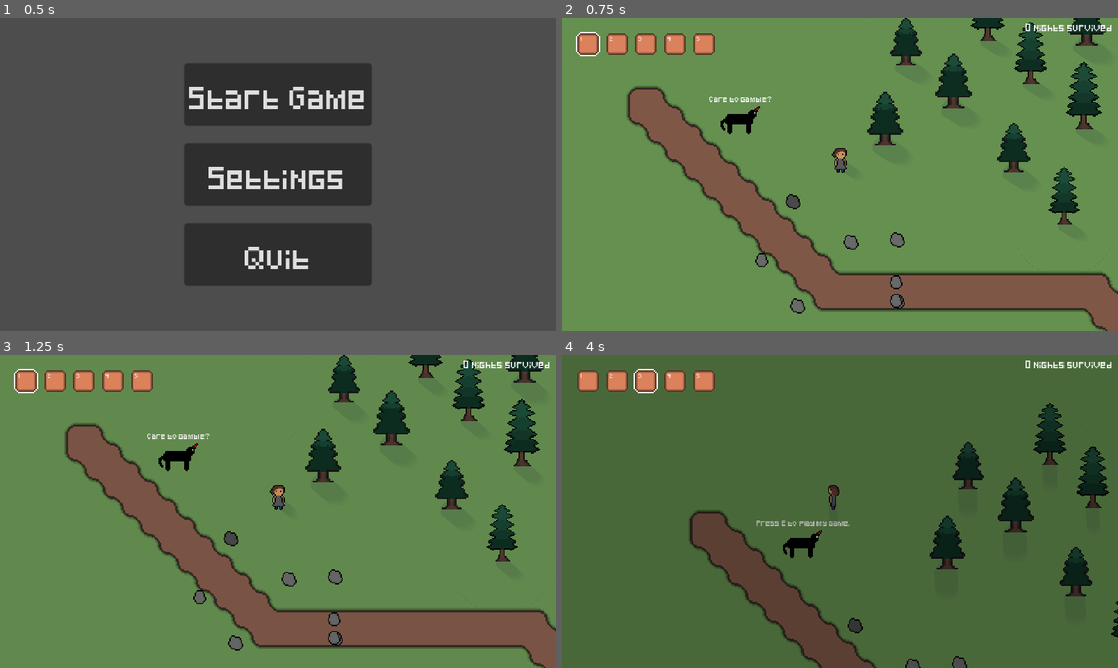
Above: before the commit, frames 1-4 (two rows, left to right).
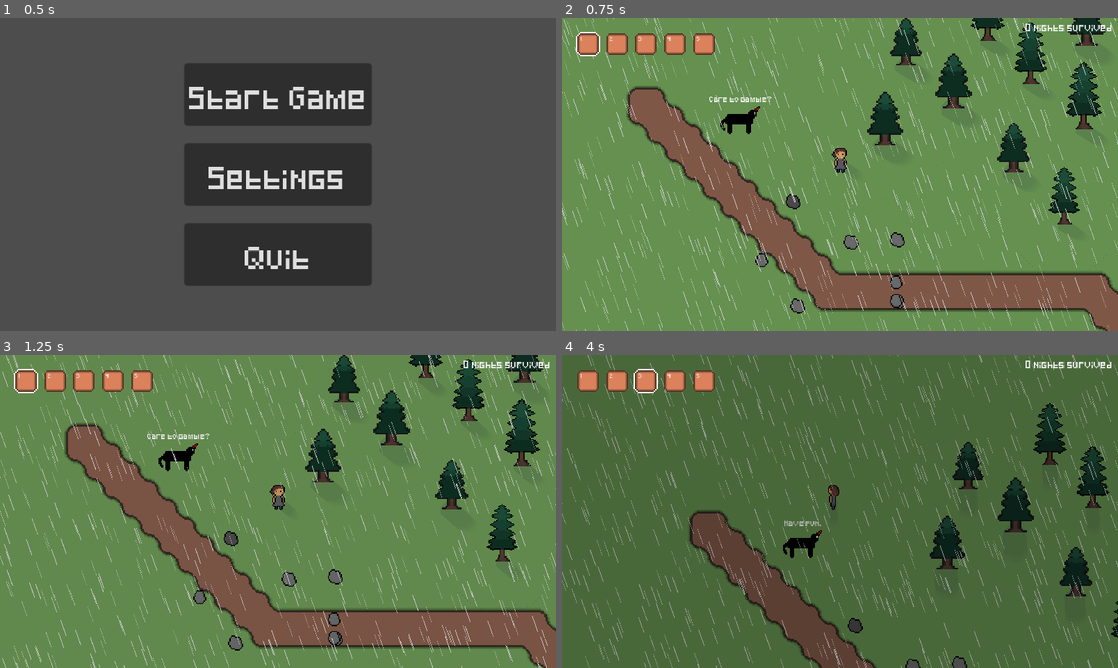
Above: after the commit, the same moments.

Repository: StormLight14/nightfall-mirror
Game: Godot game, scene res://ui/menus/main/main_menu.tscn
Two runs of this game, one before a commit and one after it. Both use one fixed random seed, a clock stepped at 60 frames per second and the inputs below.
Inputs (mouse positions are in pixels of both pictures, inside the frame that each line leads up to):
- Up to frame 1 (0.5 s): no input
- Up to frame 2 (0.75 s): click "Start Game" at 0.5 s
- Up to frame 3 (1.25 s): no input
- Up to frame 4 (4 s): tap Enter at 1.25 s; move the mouse to (812, 574) at 1.27 s; hold W (up) 1.28-2.78 s; tap E (interact) at 1.35, 2.3, 3.05, 3.8 s; move the mouse to (1006, 558) at 2.02 s; tap 1 (hotbar1) at 2.1 s; move the mouse to (673, 464) at 2.77 s; hold A (left) from 2.78 s (still down); tap 2 (hotbar2) at 2.85 s; move the mouse to (867, 511) at 3.52 s; tap 3 (hotbar3) at 3.6 s

Frame 1 is identical in both runs. In frame 2, 2.9% of the frame differs, in the area x 0-100%, y 0-100%; in frame 3, 2.9%; in frame 4, 3.1%.

Commit message:
add basic rain shader; interact with evil unicorn

Diff:
--- a/entities/evil_unicorn/evil_unicorn.gd
+++ b/entities/evil_unicorn/evil_unicorn.gd
@@ -1,4 +1,6 @@
 extends CharacterBody2D
+
+var can_interact := false
 
 func _ready() -> void:
 	Signals.night_ended.connect(despawn)
@@ -7,14 +9,20 @@
 	for player in get_tree().get_nodes_in_group("Player"):
 		$Sprite2D.flip_h = player.global_position < global_position
 
+	if Input.is_action_just_pressed("interact") && can_interact:
+		$Dialogue.text = "Have fun."
+		$InteractTimer.start()
+
 func despawn() -> void:
 	queue_free()
 
 func _on_interact_area_body_entered(body: Node2D) -> void:
 	$Dialogue.text = "Press E to play my game."
+	can_interact = true
 
 func _on_interact_area_body_exited(body: Node2D) -> void:
 	$Dialogue.text = ""
+	can_interact = false
 
 func _on_visible_on_screen_notifier_2d_screen_entered() -> void:
 	$DespawnTimer.start()
--- a/entities/evil_unicorn/evil_unicorn.tscn
+++ b/entities/evil_unicorn/evil_unicorn.tscn
@@ -29,9 +29,14 @@
 
 [node name="DespawnTimer" type="Timer" parent="."]
 wait_time = 30.0
+one_shot = true
+
+[node name="InteractTimer" type="Timer" parent="."]
+one_shot = true
 
 [node name="VisibleOnScreenNotifier2D" type="VisibleOnScreenNotifier2D" parent="."]
 
 [connection signal="body_entered" from="InteractArea" to="." method="_on_interact_area_body_entered"]
 [connection signal="body_exited" from="InteractArea" to="." method="_on_interact_area_body_exited"]
+[connection signal="timeout" from="DespawnTimer" to="." method="despawn"]
 [connection signal="screen_entered" from="VisibleOnScreenNotifier2D" to="." method="_on_visible_on_screen_notifier_2d_screen_entered"]
--- a/scenes/main/island.tscn
+++ b/scenes/main/island.tscn
@@ -1,10 +1,11 @@
-[gd_scene load_steps=28 format=4 uid="uid://cwpbcq6loe2e2"]
+[gd_scene load_steps=31 format=4 uid="uid://cwpbcq6loe2e2"]
 
 [ext_resource type="PackedScene" uid="uid://dnl4avpgx1x7o" path="res://entities/player/player.tscn" id="1_7ld21"]
 [ext_resource type="Script" path="res://scenes/main/island.gd" id="1_o107c"]
 [ext_resource type="PackedScene" uid="uid://bbnp4tsiafw0a" path="res://shaders/shadows.tscn" id="2_8pjwa"]
 [ext_resource type="Script" path="res://custom_nodes/TileMapDual.gd" id="2_f2mfn"]
 [ext_resource type="Texture2D" uid="uid://cpa6wj6vxji4r" path="res://tilesets/grass.png" id="2_mv3iw"]
+[ext_resource type="Shader" path="res://shaders/Rain.gdshader" id="3_p3ksm"]
 [ext_resource type="Texture2D" uid="uid://bqnyla2ffxo4s" path="res://tilesets/dirt.png" id="4_f5siq"]
 [ext_resource type="Texture2D" uid="uid://bs0ai7mitopg" path="res://tilesets/path.png" id="4_g7mkf"]
 [ext_resource type="Texture2D" uid="uid://b8s70u5aqwnmb" path="res://tilesets/grass-borderless.png" id="5_1ew0g"]
@@ -12,6 +13,20 @@
 [ext_resource type="PackedScene" uid="uid://bb0pwqikwri2c" path="res://scenes/objects/rocks/rock.tscn" id="5_l7ouf"]
 [ext_resource type="PackedScene" uid="uid://ctnt18khmkkxd" path="res://entities/stalker/stalker_spawn_point.tscn" id="8_2677o"]
 [ext_resource type="PackedScene" uid="uid://7rm38r62ddlr" path="res://entities/evil_unicorn/evil_unicorn.tscn" id="11_reqk3"]
+
+[sub_resource type="ShaderMaterial" id="ShaderMaterial_ctrbk"]
+shader = ExtResource("3_p3ksm")
+shader_parameter/rain_amount = 590.0
+shader_parameter/near_rain_length = 0.05
+shader_parameter/far_rain_length = 0.05
+shader_parameter/near_rain_width = 0.8
+shader_parameter/far_rain_width = 0.4
+shader_parameter/near_rain_transparency = 1.0
+shader_parameter/far_rain_transparency = 0.5
+shader_parameter/rain_color = Color(0.8, 0.8, 0.8, 1)
+shader_parameter/base_rain_speed = 0.3
+shader_parameter/additional_rain_speed = 0.5
+shader_parameter/slant = 0.2
 
 [sub_resource type="CanvasItemMaterial" id="CanvasItemMaterial_k5adq"]
 light_mode = 2
@@ -420,6 +435,18 @@
 "update": 0,
 "values": [0.6, 0.0]
 }
+tracks/3/type = "value"
+tracks/3/imported = false
+tracks/3/enabled = true
+tracks/3/path = NodePath("CanvasLayer/Rain:material:shader_parameter/rain_color")
+tracks/3/interp = 1
+tracks/3/loop_wrap = true
+tracks/3/keys = {
+"times": PackedFloat32Array(0, 180),
+"transitions": PackedFloat32Array(1, 1),
+"update": 0,
+"values": [Color(0.133333, 0.133333, 0.133333, 1), Color(0.8, 0.8, 0.8, 1)]
+}
 
 [sub_resource type="Animation" id="Animation_p2to7"]
 resource_name = "turn_night"
@@ -461,25 +488,43 @@
 "update": 0,
 "values": [0.0, 0.6]
 }
+tracks/3/type = "value"
+tracks/3/imported = false
+tracks/3/enabled = true
+tracks/3/path = NodePath("CanvasLayer/Rain:material:shader_parameter/rain_color")
+tracks/3/interp = 1
+tracks/3/loop_wrap = true
+tracks/3/keys = {
+"times": PackedFloat32Array(0, 180),
+"transitions": PackedFloat32Array(1, 1),
+"update": 0,
+"values": [Color(0.8, 0.8, 0.8, 1), Color(0.133333, 0.133333, 0.133333, 1)]
+}
+
+[sub_resource type="Animation" id="Animation_4w3r1"]
+length = 0.001
+tracks/0/type = "value"
+tracks/0/imported = false
+tracks/0/enabled = true
+tracks/0/path = NodePath("CanvasLayer/Rain:material:shader_parameter/rain_color")
+tracks/0/interp = 1
+tracks/0/loop_wrap = true
+tracks/0/keys = {
+"times": PackedFloat32Array(0),
+"transitions": PackedFloat32Array(1),
+"update": 0,
+"values": [Color(0.8, 0.8, 0.8, 1)]
+}
 
 [sub_resource type="AnimationLibrary" id="AnimationLibrary_2jo8t"]
 _data = {
+"RESET": SubResource("Animation_4w3r1"),
 "turn_day": SubResource("Animation_lcy6d"),
 "turn_night": SubResource("Animation_p2to7")
 }
 
 [node name="Island" type="Node2D" groups=["Island"]]
 script = ExtResource("1_o107c")
-
-[node name="LevelLighting" type="CanvasModulate" parent="."]
-unique_name_in_owner = true
-color = Color(0, 0, 0, 1)
-
-[node name="Sun" type="DirectionalLight2D" parent="."]
-unique_name_in_owner = true
-rotation = -0.897099
-energy = 0.0
-shadow_filter = 1
 
 [node name="CanvasLayer" type="CanvasLayer" parent="."]
 
@@ -487,6 +532,25 @@
 position = Vector2(-6, -269)
 scale = Vector2(5.72178, 5.72178)
 polygon = PackedVector2Array(192, -192, 192, 36.4299, 192, 264, -189, 265, -189, -193)
+
+[node name="Rain" type="ColorRect" parent="CanvasLayer"]
+material = SubResource("ShaderMaterial_ctrbk")
+anchors_preset = 15
+anchor_right = 1.0
+anchor_bottom = 1.0
+grow_horizontal = 2
+grow_vertical = 2
+color = Color(1, 1, 1, 0)
+
+[node name="LevelLighting" type="CanvasModulate" parent="."]
+unique_name_in_owner = true
+color = Color(0.501961, 0.501961, 0.501961, 1)
+
+[node name="Sun" type="DirectionalLight2D" parent="."]
+unique_name_in_owner = true
+rotation = -0.897099
+energy = 0.5
+shadow_filter = 1
 
 [node name="Tilesets" type="Node2D" parent="."]
 
@@ -527,6 +591,9 @@
 unique_name_in_owner = true
 position = Vector2(7, 11)
 
+[node name="NightLight" parent="Objects/Player" index="0"]
+energy = 0.0
+
 [node name="Hotbar" parent="Objects/Player/GameUI" index="1"]
 offset_left = 0.0
 offset_top = 0.0
--- /dev/null
+++ b/shaders/Rain.gdshader
@@ -0,0 +1,39 @@
+// Rain and Snow shader by Brian Smith (steampunkdemon.itch.io)
+// MIT licence
+
+shader_type canvas_item;
+
+uniform float rain_amount = 200.0;
+uniform float near_rain_length : hint_range(0.01, 1.0) = 0.2;
+uniform float far_rain_length : hint_range(0.01, 1.0) = 0.1;
+uniform float near_rain_width : hint_range(0.1, 1.0) = 1.0;
+uniform float far_rain_width : hint_range(0.1, 1.0) = 0.5;
+uniform float near_rain_transparency : hint_range(0.1, 1.0) = 1.0;
+uniform float far_rain_transparency : hint_range(0.1, 1.0) = 0.5;
+// Replace the below reference to source_color with hint_color if you are using a version of Godot before 4.
+uniform vec4 rain_color : source_color = vec4(0.8, 0.8, 0.8, 1.0);
+uniform float base_rain_speed : hint_range(0.1, 1.0) = 0.5;
+uniform float additional_rain_speed : hint_range(0.1, 1.0) = 0.5;
+uniform float slant : hint_range(-1.0, 1.0) = 0.2;
+
+void fragment() {
+// To control the rainfall from your program comment out the below line and add a new uniform above as:
+// uniform float time = 10000.0;
+// Then update the time uniform from your _physics_process function by adding delta. You can then pause the rainfall by not changing the time uniform.
+	float time = 10000.0 + TIME;
+
+// Uncomment the following line if you are applying the shader to a TextureRect and using a version of Godot before 4.
+//	COLOR = texture(TEXTURE,UV);
+
+	vec2 uv = vec2(0.0);
+	float remainder = mod(UV.x - UV.y * slant, 1.0 / rain_amount);
+	uv.x = (UV.x - UV.y * slant) - remainder;
+	float rn = fract(sin(uv.x * rain_amount));
+	uv.y = fract((UV.y + rn));
+
+// Blurred trail. Works well for rain:
+//	COLOR = mix(COLOR, rain_color, smoothstep(1.0 - (far_rain_length + (near_rain_length - far_rain_length) * rn), 1.0, fract(uv.y - time * (base_rain_speed + additional_rain_speed * rn))) * (far_rain_transparency + (near_rain_transparency - far_rain_transparency) * rn) * step(remainder * rain_amount, far_rain_width + (near_rain_width - far_rain_width) * rn));
+
+// No trail. Works well for snow:
+	COLOR = mix(COLOR, rain_color, step(1.0 - (far_rain_length + (near_rain_length - far_rain_length) * rn), fract(uv.y - time * (base_rain_speed + additional_rain_speed * rn))) * (far_rain_transparency + (near_rain_transparency - far_rain_transparency) * rn) * step(remainder * rain_amount, far_rain_width + (near_rain_width - far_rain_width) * rn));
+}
